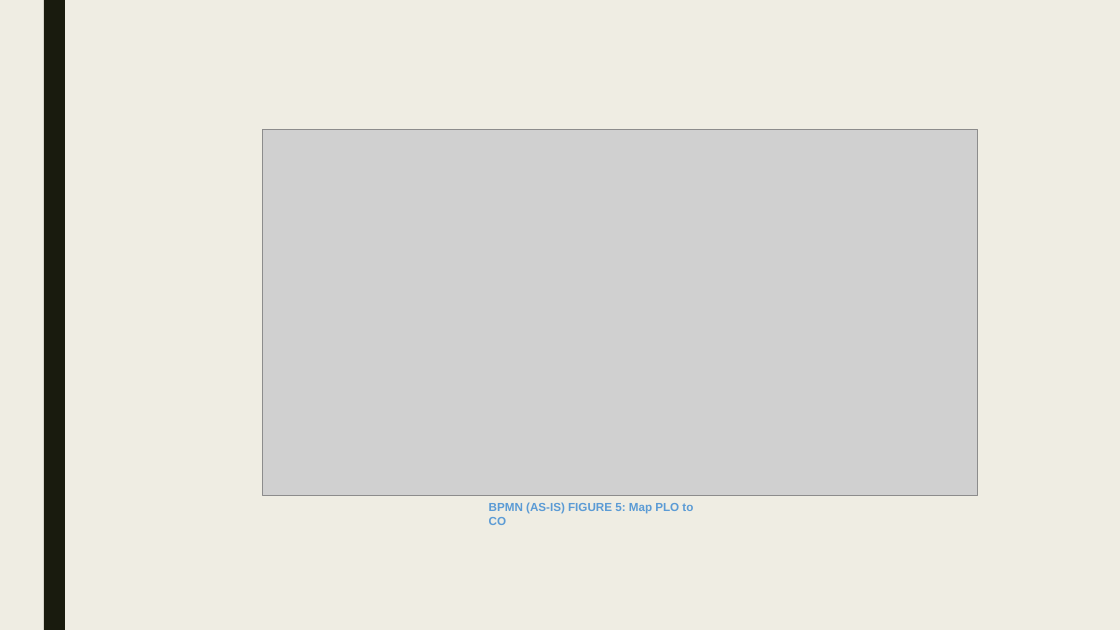
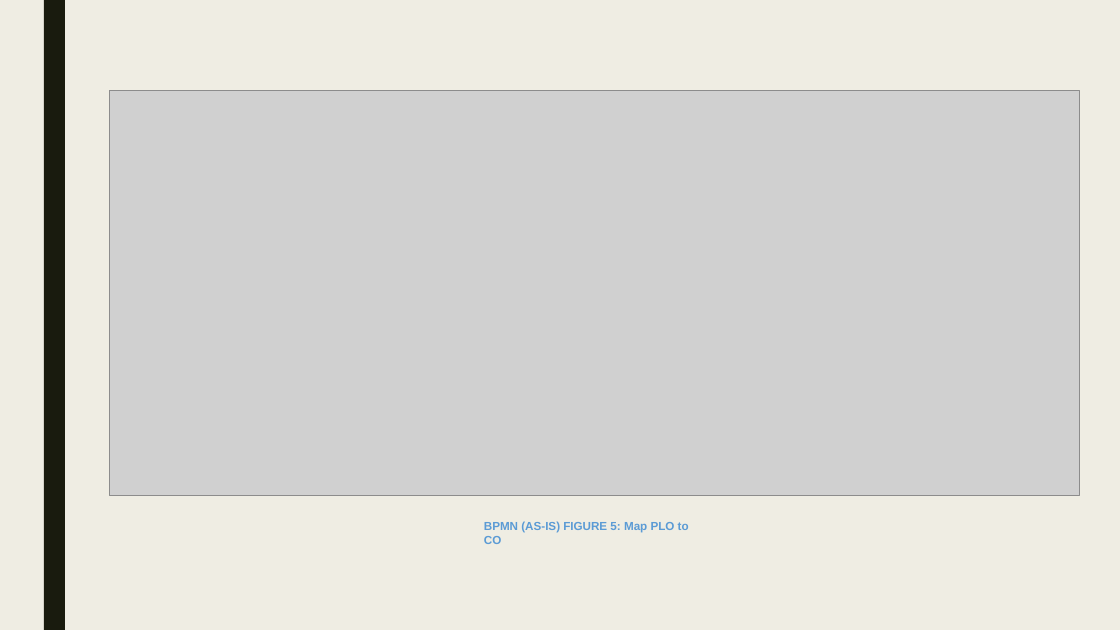
Before and after one commit to moon672/cse-303-1-spring-2021-group-3, a slide deck: slide 14 of Report/PRESENTATION/New Microsoft PowerPoint Presentation.pptx. Drawn at 1120x630 pixels with LibreOffice and Linux fonts; fonts in the diff are those of the drawing; grey boxes stand for pictures. Boxes give left, top, right and bottom in pixels: in the first picture for what was removed or moved away, otherwise in the second. Text is boxed around its words. In the diff, an @@ line names an element or a change of style, - is before the commit and + after.

```diff
--- a/Report/PRESENTATION/New Microsoft PowerPoint Presentation.pptx
+++ b/Report/PRESENTATION/New Microsoft PowerPoint Presentation.pptx
@@ picture: place and size @@
-picture at <box>262,129,978,496</box>
+picture at <box>109,90,1080,496</box>
@@ text "BPMN (AS-IS) FIGURE 5: Map ...": place and size @@
-text "BPMN (AS-IS) FIGURE 5: Map ..." at <box>489,502,693,525</box>
+text "BPMN (AS-IS) FIGURE 5: Map ..." at <box>484,521,689,544</box>
```
Also in this commit, not shown: 17 other slides changed, 9 slides added, 5 slides removed, 3 other files.
